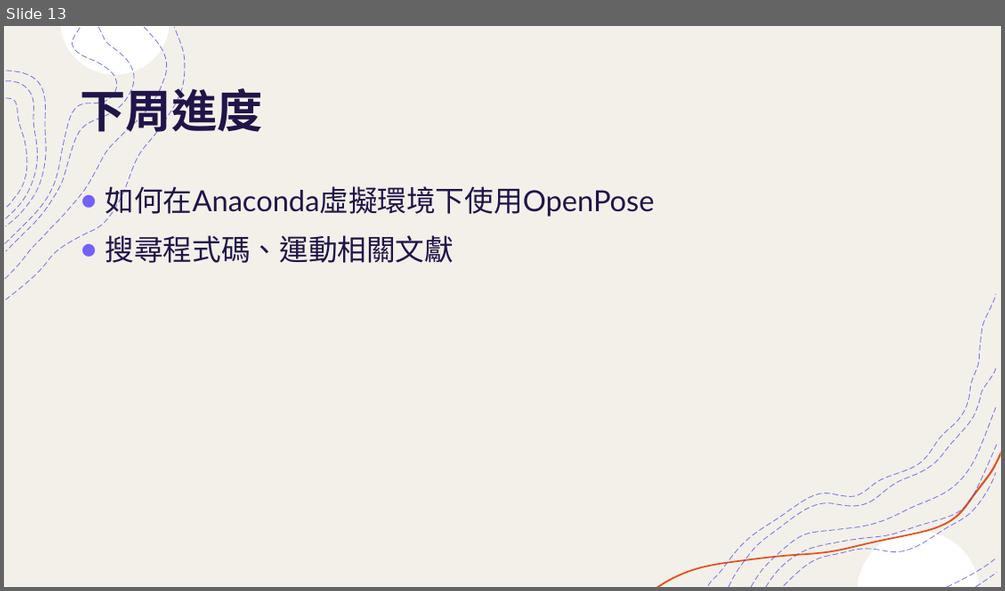
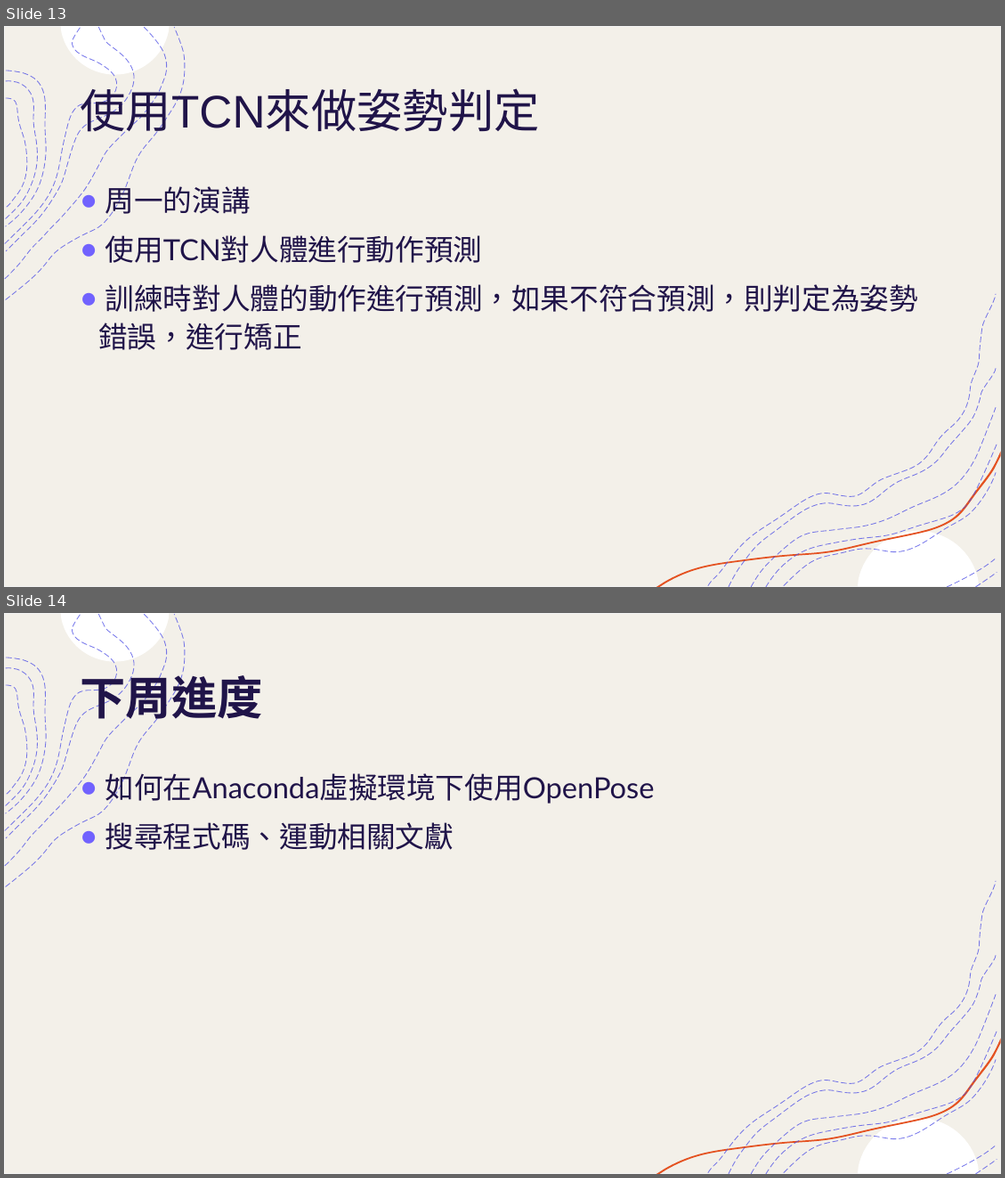
Before and after one commit to mizulun/seatpose-system, a slide deck: 提升運動表現輔助系統.pptx. Shown one above the other, each under a label of ours: slide 13 before the commit, slides 13 and 14 after it. The pictures are 1005x591 and 1005x1178 pixels, drawn with LibreOffice and Linux fonts; fonts in the diff are those of the drawing. Boxes give left, top, right and bottom in pixels: in the first picture for what was removed or moved away, otherwise in the second. Text is boxed around its words. In the diff, an @@ line names an element or a change of style, - is before the commit and + after.

Commit message:
新增使用TCN進行預測

```diff
--- a/提升運動表現輔助系統.pptx
+++ b/提升運動表現輔助系統.pptx
@@ slide 13 added at (x1=4, y1=26, x2=1001, y2=587), background #FFFFFF; not listed: 18 template elements that a slide beside it also shows @@
@@ title added at (x1=80, y1=81, x2=539, y2=139), 44 pt, text #201449 @@
+使用TCN來做姿勢判定
@@ text added at (x1=98, y1=182, x2=918, y2=350), 28 pt, text #201449 @@
+● 周一的演講
+● 使用TCN對人體進行動作預測
+● 訓練時對人體的動作進行預測，如果不符合預測，則判定為姿勢錯誤，進行矯正
@@ what was slide 13 is now slide 14 @@
```
